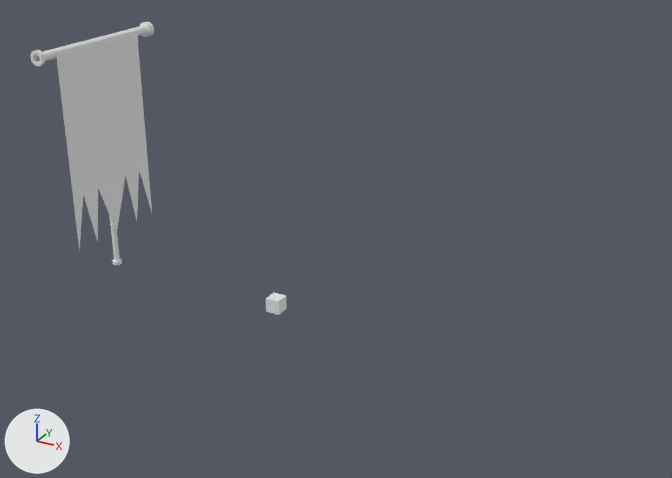
One commit to the Blender file DustinsBlender/DustinsModels.blend: the scene before it, then after it.
One viewpoint serves both versions: a camera (50 mm lens) standing at (88.7, -94.0, 58.5) and looking at (37.1, -0.2, 11.5). Every picture has the same lights, and +X, +Y and +Z are marked at lower left.
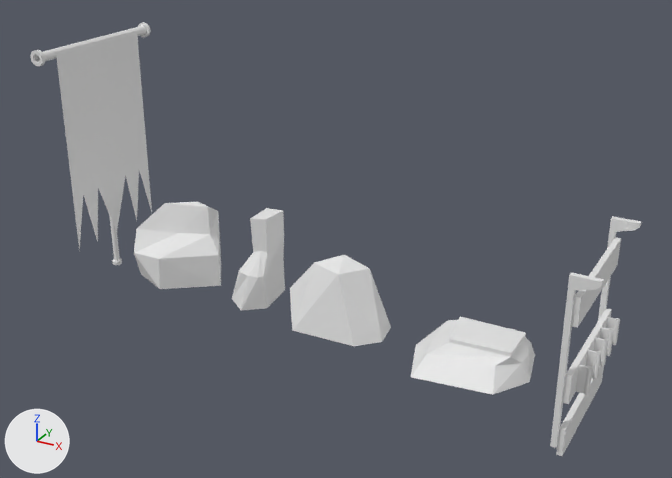
Where the newer file only moved an object's origin or applied its transform, the numbers keep the older frame.

Changed parts and their boxes (x1, y1, x2, y2) in the pictures (672 x 478 px):
'Icosphere.003', added
    after: (411, 316, 535, 395)
'Icosphere.002', added
    after: (290, 255, 391, 346)
'Icosphere', added
    after: (134, 202, 221, 289)
'Icosphere.001', added
    after: (232, 208, 285, 310)
'Cube.003', added
    after: (550, 272, 604, 448)
'Cube', mesh rescaled (132% wider, 322% taller)
    before: (266, 293, 287, 315)
    after: (562, 308, 612, 404)
'Cube.001', added
    after: (571, 237, 621, 328)
'Cube.004', added
    after: (556, 366, 604, 456)
'Cube.002', added
    after: (598, 216, 641, 320)
'Cylinder.003', added
    after: (576, 364, 593, 395)
'Cylinder.002', added
    after: (586, 350, 601, 380)
'Cylinder.005', added
    after: (593, 337, 608, 367)
'Cylinder.006', added
    after: (606, 317, 620, 345)
'Cylinder.004', added
    after: (600, 327, 614, 356)

Diff of the bpy script that builds the scene:
```diff
--- a/DustinsBlender/DustinsModels.blend.py
+++ b/DustinsBlender/DustinsModels.blend.py
@@ me_cube @@
 me_cube.from_pydata(...)  # 8 vertices, 6 faces; spans x -1.0..1.0, y -1.0..1.0, z -1.0..1.0
+# me_cube part 1: the whole mesh is scaled about its middle by (0.34, 8.54, 1.72), then moved by (41.79, 0.0, 4.19)
 me_cube.materials.append(mat_material)
@@ ob_cube_004 @@
+ob_cube_004 = bpy.data.objects.new('Cube.004', me_cube_010)  # a box spanning x -1.0..-0.32, y -1.0..1.0, z -1.0..2.45; in mat_material_010 (white #e7e7e7)
+ob_cube_004.location = (70.3, 0.0, -3.3)
+ob_cube_004.scale = (1.0, 8.54, 1.0)
@@ ob_cube_003 @@
+ob_cube_003 = bpy.data.objects.new('Cube.003', me_cube_009)  # 24 vertices, 22 faces; spans x -1.0..2.3, y -1.0..1.0, z -16.0..4.8; in mat_material_009 (white #e7e7e7)
+ob_cube_003.location = (69.6, -8.5, 12.8)
+ob_cube_003.scale = (1.0, 0.358, 1.0)
@@ ob_cube_002 @@
+ob_cube_002 = bpy.data.objects.new('Cube.002', me_cube_008)  # 24 vertices, 22 faces; spans x -1.0..2.3, y -1.0..1.0, z -16.0..4.8; in mat_material_008 (white #e7e7e7)
+ob_cube_002.location = (69.6, 8.6, 12.8)
+ob_cube_002.scale = (1.0, 0.358, 1.0)
@@ ob_cylinder_006 @@
+ob_cylinder_006 = bpy.data.objects.new('Cylinder.006', me_cylinder_010)  # 158 vertices, 132 faces; spans x -4.27..0.71, y -1.0..1.0, z -2.21..2.21
+ob_cylinder_006.location = (71.2, 6.5, 4.2)
+ob_cylinder_006.scale = (0.31, 0.31, 0.742)
@@ ob_cylinder_004 @@
+ob_cylinder_004 = bpy.data.objects.new('Cylinder.004', me_cylinder_010.copy())
+ob_cylinder_004.location = (71.2, 3.6, 4.2)
+ob_cylinder_004.scale = (0.31, 0.31, 0.742)
@@ ob_cylinder_003 @@
+ob_cylinder_003 = bpy.data.objects.new('Cylinder.003', me_cylinder_010.copy())
+ob_cylinder_003.location = (71.2, -5.7, 4.2)
+ob_cylinder_003.scale = (0.31, 0.31, 0.742)
@@ ob_cylinder_002 @@
+ob_cylinder_002 = bpy.data.objects.new('Cylinder.002', me_cylinder_010.copy())
+ob_cylinder_002.location = (71.2, -2.2, 4.2)
+ob_cylinder_002.scale = (0.31, 0.31, 0.742)
@@ ob_cylinder_005 @@
+ob_cylinder_005 = bpy.data.objects.new('Cylinder.005', me_cylinder_010.copy())
+ob_cylinder_005.location = (71.2, 1.0, 4.2)
+ob_cylinder_005.scale = (0.31, 0.31, 0.742)
@@ ob_cube_001 @@
+ob_cube_001 = bpy.data.objects.new('Cube.001', me_cube_002)  # a box spanning x -1.0..-0.32, y -1.0..1.0, z -1.0..2.45; in mat_material_002 (white #e7e7e7)
+ob_cube_001.location = (70.3, 0.0, 12.8)
+ob_cube_001.scale = (1.0, 8.54, 1.0)
@@ ob_icosphere_003 @@
+ob_icosphere_003 = bpy.data.objects.new('Icosphere.003', me_icosphere_003)  # 24 vertices, 30 faces; spans x -0.047..0.275, y -0.277..0.042, z -0.005..0.081
+ob_icosphere_003.location = (51.0, 4.8, 0.0)
+ob_icosphere_003.scale = (46.6, 46.6, 46.6)
@@ ob_icosphere_002 @@
+ob_icosphere_002 = bpy.data.objects.new('Icosphere.002', me_icosphere_002)  # 14 vertices, 19 faces; spans x -1.03..0.92, y -0.73..0.89, z -0.01..1.33
+ob_icosphere_002.location = (38.1, 0.0, 0.0)
+ob_icosphere_002.scale = (7.2, 7.2, 7.2)
@@ ob_icosphere_001 @@
+ob_icosphere_001 = bpy.data.objects.new('Icosphere.001', me_icosphere_001)  # 26 vertices, 45 faces; spans x -0.42..0.28, y -0.54..0.45, z -0.53..1.01
+ob_icosphere_001.location = (25.5, 0.0, 4.5)
+ob_icosphere_001.scale = (8.04, 8.04, 8.04)
@@ ob_icosphere @@
+ob_icosphere = bpy.data.objects.new('Icosphere', me_icosphere)  # 22 vertices, 40 faces; spans x -1.04..0.66, y -0.57..1.02, z -0.53..0.86
+ob_icosphere.location = (13.2, 0.0, 4.5)
+ob_icosphere.scale = (8.04, 8.04, 8.04)
```
